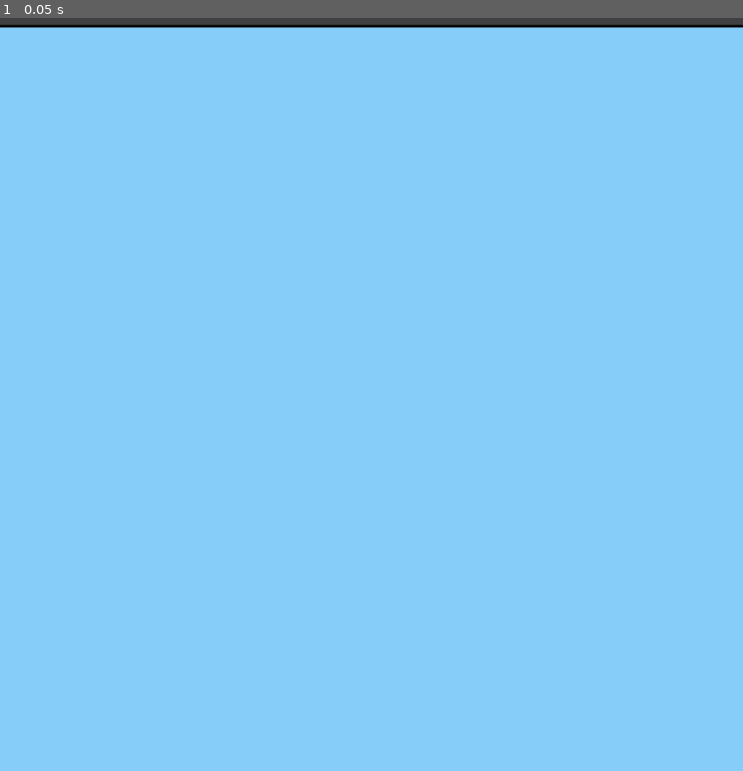
Above: before the commit, frame 1.
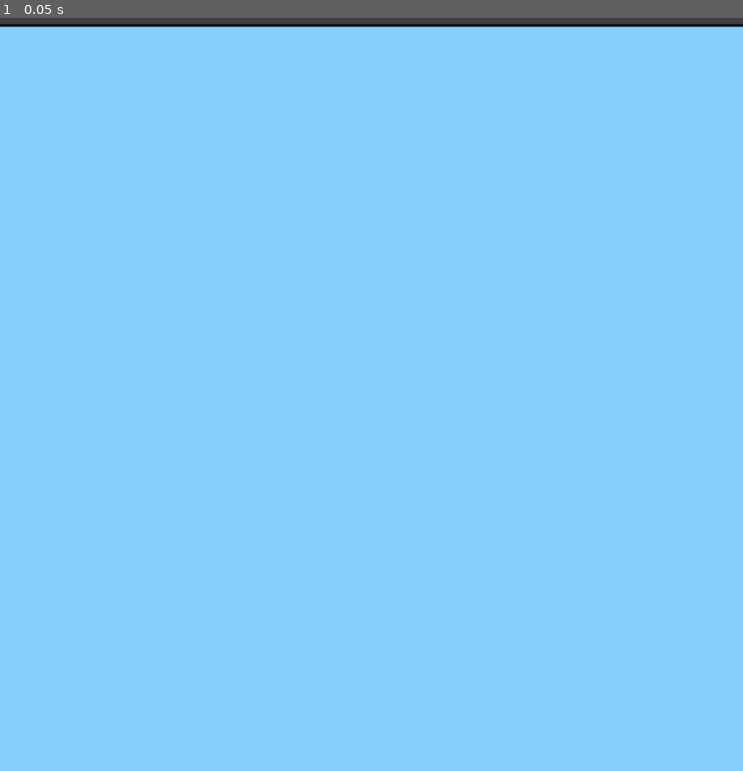
Above: after the commit, the same moment.

Repository: johnfn/warmup2
Game: Godot game, scene res://HUD.tscn
The game is run twice, just before and just after one commit, with the same random seed, the same clock (stepped at 60 frames per second) and the same inputs. This scene is started directly instead of the project's main scene.
Inputs:
- Up to frame 1 (0.05 s): no input

The runs differ from the first frame. In frame 1, 0.4% of the frame differs, in the area x 0-100%, y 0-2%.

Commit message:
Add gold

Diff:
--- a/Gold.tscn
+++ b/Gold.tscn
@@ -1,11 +1,13 @@
-[gd_scene load_steps=3 format=2]
+[gd_scene load_steps=4 format=2]
 
 [ext_resource path="res://assets/gold.png" type="Texture" id=1]
+[ext_resource path="res://compiled/Gold.gd" type="Script" id=2]
 
 [sub_resource type="RectangleShape2D" id=1]
 extents = Vector2( 35.8073, 21.2818 )
 
 [node name="Area2D" type="Area2D"]
+script = ExtResource( 2 )
 
 [node name="CollisionShape2D" type="CollisionShape2D" parent="."]
 shape = SubResource( 1 )
--- a/HUD.tscn
+++ b/HUD.tscn
@@ -18,7 +18,7 @@
 }
 
 [node name="headerbg" type="Sprite" parent="Margin"]
-position = Vector2( 448.989, 36.8651 )
+position = Vector2( 448.989, 36.0273 )
 scale = Vector2( 7.64365, 1.5 )
 z_index = 2
 texture = ExtResource( 1 )
@@ -31,16 +31,16 @@
 margin_right = 1030.35
 margin_bottom = 51.5874
 custom_fonts/font = ExtResource( 2 )
-text = "Score:"
+text = "Bullets:"
 __meta__ = {
 "_edit_use_anchors_": false
 }
 
 [node name="ScoreText" type="Label" parent="Margin/LabelCanvas"]
-margin_left = 202.933
-margin_top = 14.0
-margin_right = 242.933
-margin_bottom = 110.102
+margin_left = 250.687
+margin_top = 14.8378
+margin_right = 290.687
+margin_bottom = 110.94
 custom_fonts/font = ExtResource( 2 )
 text = "0
 "
--- a/MainScene.tscn
+++ b/MainScene.tscn
@@ -12,10 +12,10 @@
 position = Vector2( 0.768127, 0 )
 
 [node name="Control" parent="." instance=ExtResource( 4 )]
-margin_left = 1.0
-margin_top = -0.536194
-margin_right = 1026.0
-margin_bottom = 599.464
+margin_left = -2.84058
+margin_top = -3.60864
+margin_right = 1022.16
+margin_bottom = 596.391
 
 [node name="Ship" type="KinematicBody2D" parent="."]
 position = Vector2( 126.247, 114.573 )
@@ -50,3 +50,15 @@
 __meta__ = {
 "_edit_use_anchors_": false
 }
+
+[node name="FinalScoreLabel" type="Label" parent="DeathCanvas"]
+margin_left = 160.339
+margin_top = 613.957
+margin_right = 737.339
+margin_bottom = 708.957
+custom_fonts/font = ExtResource( 5 )
+text = "final score:"
+align = 1
+__meta__ = {
+"_edit_use_anchors_": false
+}
--- a/project.godot
+++ b/project.godot
@@ -13,6 +13,11 @@
 "class": "Bullet",
 "language": "GDScript",
 "path": "res://compiled/Bullet.gd"
+}, {
+"base": "Area2D",
+"class": "Gold",
+"language": "GDScript",
+"path": "res://compiled/Gold.gd"
 }, {
 "base": "Node2D",
 "class": "Gun",
@@ -31,6 +36,7 @@
 } ]
 _global_script_class_icons={
 "Bullet": "",
+"Gold": "",
 "Gun": "",
 "Ship": "",
 "Test": ""
@@ -41,6 +47,10 @@
 config/name="Warmupii"
 run/main_scene="res://MainScene.tscn"
 config/icon="res://icon.png"
+
+[autoload]
+
+GoldManager="*res://compiled/GoldManager.gd"
 
 [display]
 
Not shown, changed: src/Bullet.ts
Not shown, added: src/Gold.ts
Not shown, added: src/GoldManager.ts
Not shown, changed: src/Gun.ts
Not shown, changed: src/Ship.ts
